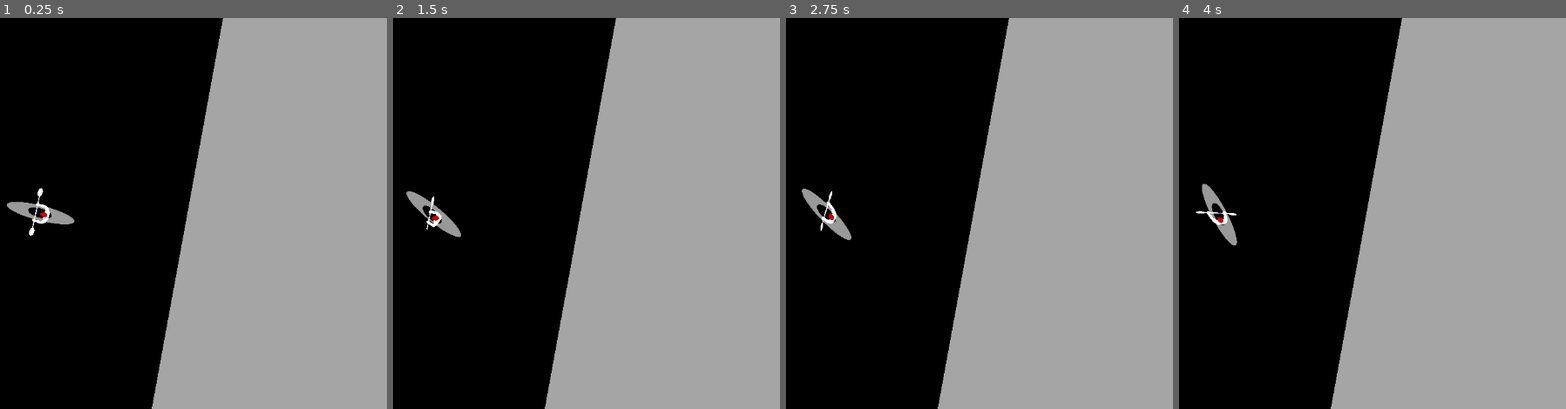
Above: before the commit, frames 1-4 (left to right).
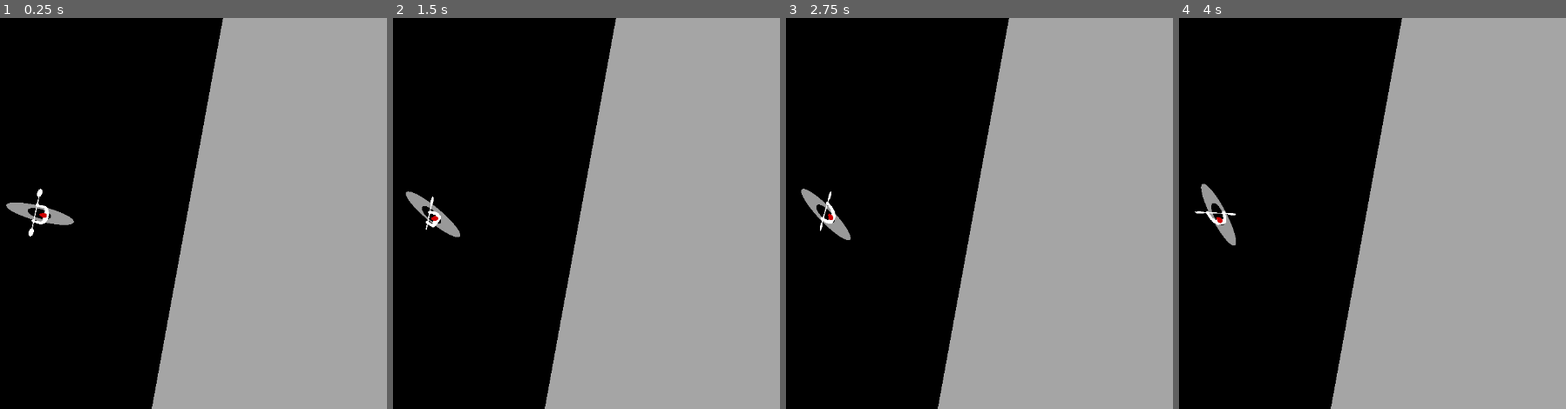
Above: after the commit, the same moments.

Repository: valentinlageard/kayak
Game: Godot game, scene res://main_scene.tscn
Same seed, same stepped clock (60 frames per second), same inputs: the game is played once before the commit and once after it.
Inputs:
- Up to frame 1 (0.25 s): no input
- Up to frame 2 (1.5 s): tap Enter at 0.5 s; hold E (break_right) 0.53-1.28 s; hold Q (break_left) from 1.28 s (still down)
- Up to frame 3 (2.75 s): release Q (break_left) at 2.03 s; hold E (break_right) from 2.03 s (still down)
- Up to frame 4 (4 s): release E (break_right) at 3.53 s; hold Q (break_left) from 3.53 s (still down)

The runs differ from the first frame. In frame 1, 0.2% of the frame differs, in the area x 1-20%, y 43-56%; in frame 2, 0.2%; in frame 3, 0.2%; in frame 4, 0.2%.

Commit message:
better collision shape for main character

Diff:
--- a/main_character.tscn
+++ b/main_character.tscn
@@ -109,13 +109,12 @@
 [node name="Camera2D" type="Camera2D" parent="."]
 zoom = Vector2(6, 6)
 
-[node name="CollisionPolygon2D" type="CollisionPolygon2D" parent="."]
-position = Vector2(-3.00003, -7.99999)
-polygon = PackedVector2Array(5.00003, 7.99998, 2.99999, -2.00001, 1.00003, 8, 3.00007, 19)
-
 [node name="AnimatedSprite2D" type="AnimatedSprite2D" parent="."]
-position = Vector2(0.9, 1)
+position = Vector2(0.710425, 0.900224)
 rotation = 0.0174533
 scale = Vector2(0.00702233, 0.00702233)
 sprite_frames = SubResource("SpriteFrames_48ufq")
 animation = &"break_right"
+
+[node name="CollisionPolygon2D" type="CollisionPolygon2D" parent="."]
+polygon = PackedVector2Array(-2.03762, -0.0159581, -1.96371, 3.35513, -1.66437, 6.28854, -1.1156, 8.66321, -0.606736, 9.68092, -0.0679449, 10.0301, 0.420957, 9.78069, 0.949766, 8.93259, 1.57835, 6.67766, 2.00737, 2.96599, 2.08718, 0.00263984, 1.98739, -3.16026, 1.62346, -5.93918, 1.01413, -8.06642, 1.01413, -8.06642, 0.692751, -8.79683, 0.210678, -9.19125, -0.242176, -9.08899, -0.855717, -8.13015, -1.37364, -6.54981, -1.85171, -3.49537)
